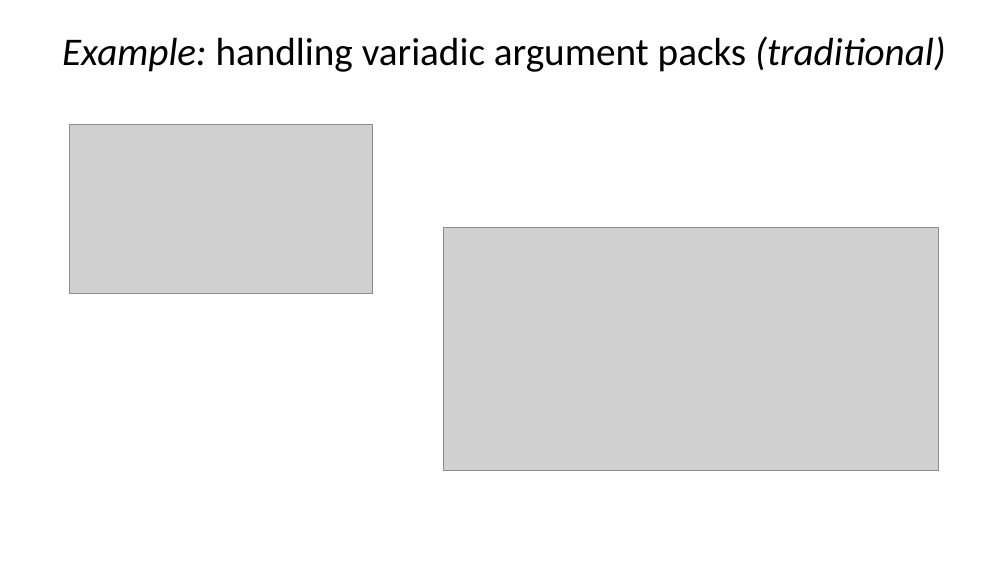
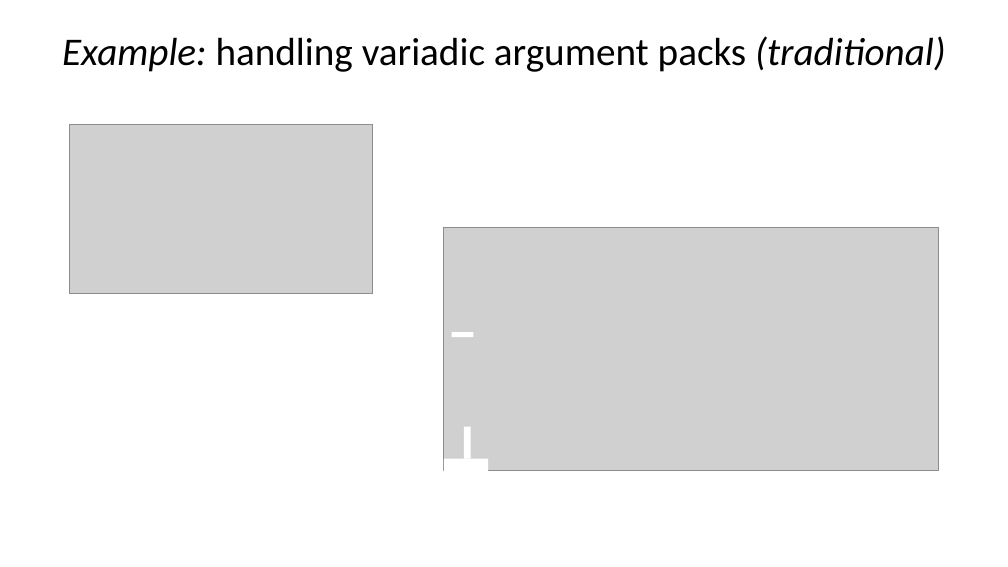
Before and after one commit to vittorioromeo/cppcon2016, a slide deck: slide 6 of static_control_flow/slides.pptx. Drawn at 1008x567 pixels with LibreOffice and Linux fonts; fonts in the diff are those of the drawing; grey boxes stand for pictures; background and template pictures are left out. Boxes give left, top, right and bottom in pixels: in the first picture for what was removed or moved away, otherwise in the second. Text is boxed around its words. In the diff, an @@ line names an element or a change of style, - is before the commit and + after.

```diff
--- a/static_control_flow/slides.pptx
+++ b/static_control_flow/slides.pptx
@@ rectangle added at box(452, 333, 474, 338), fill #FFFFFF @@
@@ rectangle added at box(464, 426, 471, 459), fill #FFFFFF @@
@@ rectangle added at box(444, 459, 488, 476), fill #FFFFFF @@
```
Also in this commit, not shown: 9 other slides changed, 1 slide added, 9 other files.
